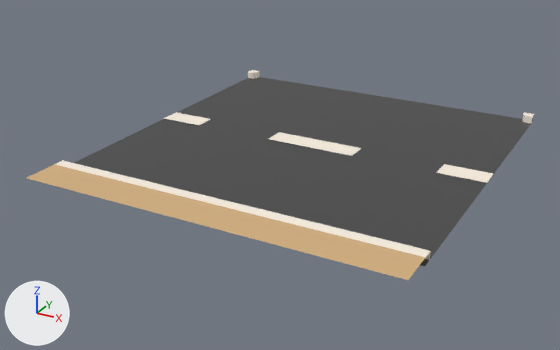
A saved change to the FBX model Assets/000.Eeeeden/00-Fbxs/jin_test/Road/Map-Road-T.fbx.
One viewpoint serves both versions: a camera (50 mm lens) standing at (1.8, -3.68, 1.6) and looking at (-0.1, -0.23, -0.12). Lighting does not change. The marker at lower left points along +X, +Y and +Z. Where no turn or scale is listed for an object, it has been applied to the vertices.

Objects in the first picture: 'Map-Road-T'.
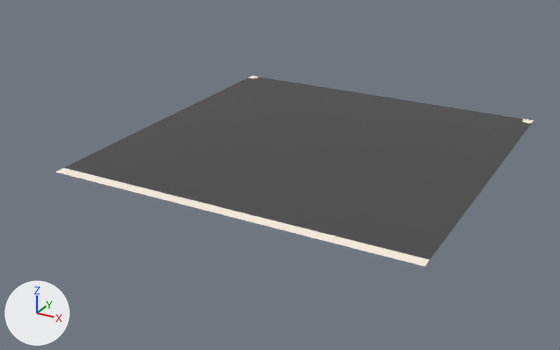
The newer file is also rescaled (x0.6) as a whole; pictures and numbers use the older file's frame.

Where the change shows, as pixel boxes [x1, y1, x2, y2] in the pictures (560 x 350 px):
'Map-Road-T', reshaped (9% shorter)
    before: [27, 70, 534, 280]
    after: [56, 76, 533, 266]
part 1 of me_map_road_t, deleted
    before: [269, 132, 361, 156]
part 2 of me_map_road_t, deleted
    before: [436, 164, 493, 183]
part 3 of me_map_road_t, deleted
    before: [164, 112, 210, 125]
part 4 of me_map_road_t, cut back
    before: [27, 70, 534, 280]
    after: [56, 76, 533, 266]

What the commit changed:
me_map_road_t is used by ob_map_road_t; location (0.0, 0.0, 0.0).
me_map_road_t had 50 vertices, 19 faces and spanned x -1.0..1.0, y -1.2..1.0, z 0.0..0.04.
me_map_road_t now has 18 vertices, 4 faces and spans x -1.0..1.0, y -1.0..1.0, z 0.0.
me_map_road_t part 1: the loose piece of 4 vertices spanning x -0.26..0.26, y -0.07..0.07, z 0.0 is deleted.
me_map_road_t part 2: the loose piece of 4 vertices spanning x 0.74..1.0, y -0.07..0.07, z 0.0 is deleted.
me_map_road_t part 3: the loose piece of 4 vertices spanning x -1.0..-0.74, y -0.07..0.07, z 0.0 is deleted.
Part 4, on me_map_road_t:
20 vertices are removed from x -1.0..1.0, y -1.2..1.0, z 0.04.
16 faces are deleted.
4 new faces join them.
